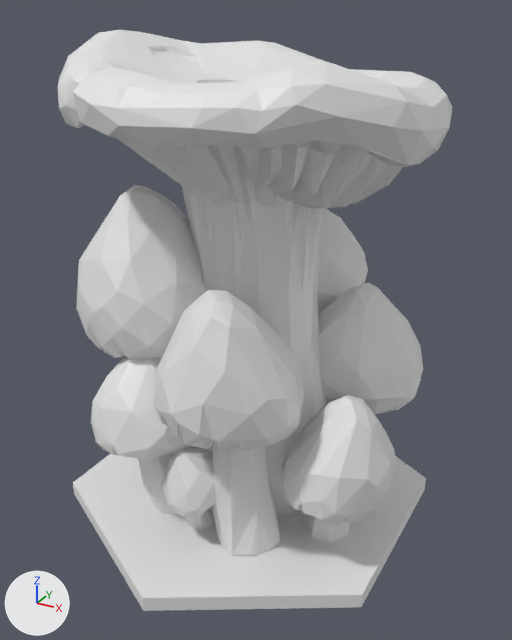
A saved change to the glTF model public/shroudshroom7.glb.
Both versions are drawn from a 50 mm camera at (1.63, -2.9, 2.52) aimed at (0.06, -0.03, 1.09). Lighting does not change. The marker at lower left points along +X, +Y and +Z. The picture after the commit comes second. Vertices at exactly the same position are counted once.

The first picture shows 'Shroudshroom7Base', 'Shroudshroom7Cap', 'Shroudshroom7Gills', 'Shroudshroom7Stipe'.
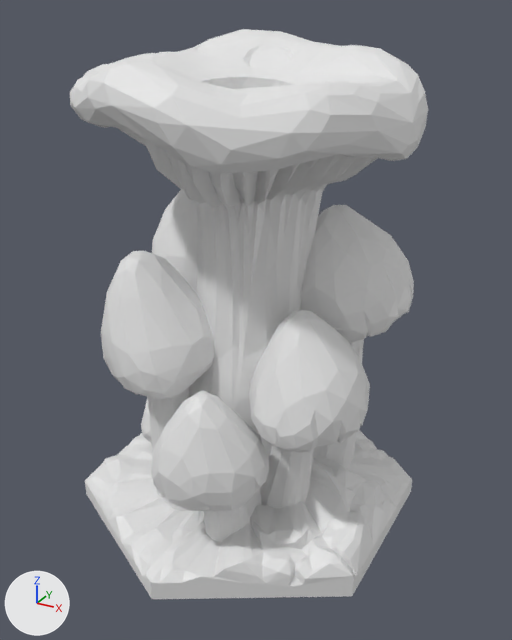
The change, as a list of edits to the scene's bpy script:
```text
Change me_shroudshroom7base:
    used by ob_shroudshroom7base; location = (0.0, 0.0, 0.0)
    remove me_shroudshroom7base.from_pydata(...)  # 12 vertices, 20 faces; spans x -0.87..0.87, y -1.0..1.0, z 0.0..0.08
    add me_shroudshroom7base.from_pydata(...)  # 494 vertices, 885 faces; spans x -0.8..0.8, y -0.93..0.92, z 0.0..0.39
    me_shroudshroom7base part 9: 12 vertices removed from x -0.87..0.87, y -1.0..1.0, z 0.0..0.08; 494 vertices added at x -0.8..0.8, y -0.93..0.92, z 0.0..0.39
Change me_shroudshroom7cap:
    used by ob_shroudshroom7cap; location = (0.0, 0.0, 0.0)
    remove me_shroudshroom7cap.from_pydata(...)  # 1075 vertices, 1885 faces; spans x -0.89..0.89, y -0.87..0.89, z 0.26..2.43
    add me_shroudshroom7cap.from_pydata(...)  # 1619 vertices, 2882 faces; spans x -0.75..0.79, y -0.81..0.8, z 0.35..2.43
    me_shroudshroom7cap part 2: the loose piece of 328 vertices spanning x -0.86..0.13, y -0.74..0.55, z 0.26..1.75 is rebuilt with 387 vertices and now spans x -0.75..-0.01, y -0.36..0.64, z 0.35..1.77
    me_shroudshroom7cap part 3: the loose piece of 290 vertices spanning x -0.89..0.89, y -0.87..0.87, z 1.93..2.43 is rebuilt with 436 vertices and now spans x -0.73..0.79, y -0.81..0.8, z 1.95..2.43
    me_shroudshroom7cap part 4: a new loose piece of 339 vertices spanning x 0.14..0.76, y -0.57..0.55, z 0.73..1.67
    me_shroudshroom7cap part 5: a new loose piece of 152 vertices spanning x -0.59..0.01, y -0.65..-0.09, z 0.85..1.5
    me_shroudshroom7cap part 6: a new loose piece of 139 vertices spanning x -0.16..0.38, y -0.81..-0.36, z 0.44..0.98
    me_shroudshroom7cap part 7: 457 vertices removed from x -0.38..0.86, y -0.82..0.89, z 0.35..1.64
    other edits to the shape of me_shroudshroom7cap do not show in these pictures
Change me_shroudshroom7stipe:
    used by ob_shroudshroom7stipe; location = (0.0, 0.0, 0.0)
    remove me_shroudshroom7stipe.from_pydata(...)  # 491 vertices, 659 faces; spans x -0.67..0.7, y -0.63..0.65, z 0.08..1.81
    add me_shroudshroom7stipe.from_pydata(...)  # 709 vertices, 1000 faces; spans x -0.59..0.56, y -0.64..0.66, z 0.14..1.82
    me_shroudshroom7stipe part 1: 491 vertices removed from x -0.67..0.7, y -0.63..0.65, z 0.08..1.81; 709 vertices added at x -0.59..0.56, y -0.64..0.66, z 0.14..1.82
Change me_shroudshroom7_003:
    used by ob_shroudshroom7gills; location = (0.0, 0.0, 0.0)
    remove me_shroudshroom7_003.from_pydata(...)  # 313 vertices, 467 faces; spans x -0.8..0.83, y -0.74..0.74, z 1.71..2.18
    add me_shroudshroom7_003.from_pydata(...)  # 580 vertices, 977 faces; spans x -0.63..0.66, y -0.71..0.69, z 1.27..2.18
    me_shroudshroom7_003 part 8: the loose piece of 310 vertices spanning x -0.8..0.81, y -0.74..0.74, z 1.71..2.18 is rebuilt with 580 vertices and now spans x -0.63..0.66, y -0.71..0.69, z 1.27..2.18
    other edits to the shape of me_shroudshroom7_003 do not show in these pictures
```

What differs and where, as boxes (x1, y1, x2, y2) in the pictures (512 x 640 px):
'Shroudshroom7Cap', reshaped (9% narrower)
    before: (58, 30, 452, 525)
    after: (70, 29, 428, 512)
'Shroudshroom7Base', reshaped
    before: (73, 453, 426, 611)
    after: (85, 430, 412, 599)
'Shroudshroom7Stipe', reshaped
    before: (138, 187, 350, 556)
    after: (148, 193, 364, 542)
'Shroudshroom7Gills', reshaped
    before: (118, 139, 408, 209)
    after: (119, 129, 378, 301)
part 2 of me_shroudshroom7cap, rebuilt
    before: (76, 185, 216, 517)
    after: (141, 189, 198, 443)
part 3 of me_shroudshroom7cap, rebuilt (9% narrower)
    before: (58, 30, 452, 167)
    after: (70, 29, 428, 173)
part 4 of me_shroudshroom7cap, added
    after: (249, 205, 414, 452)
part 5 of me_shroudshroom7cap, added
    after: (101, 251, 215, 399)
part 6 of me_shroudshroom7cap, added
    after: (151, 391, 269, 512)
part 7 of me_shroudshroom7cap, deleted
    before: (153, 210, 423, 525)
part 8 of me_shroudshroom7_003, rebuilt
    before: (118, 139, 403, 209)
    after: (119, 129, 378, 301)
